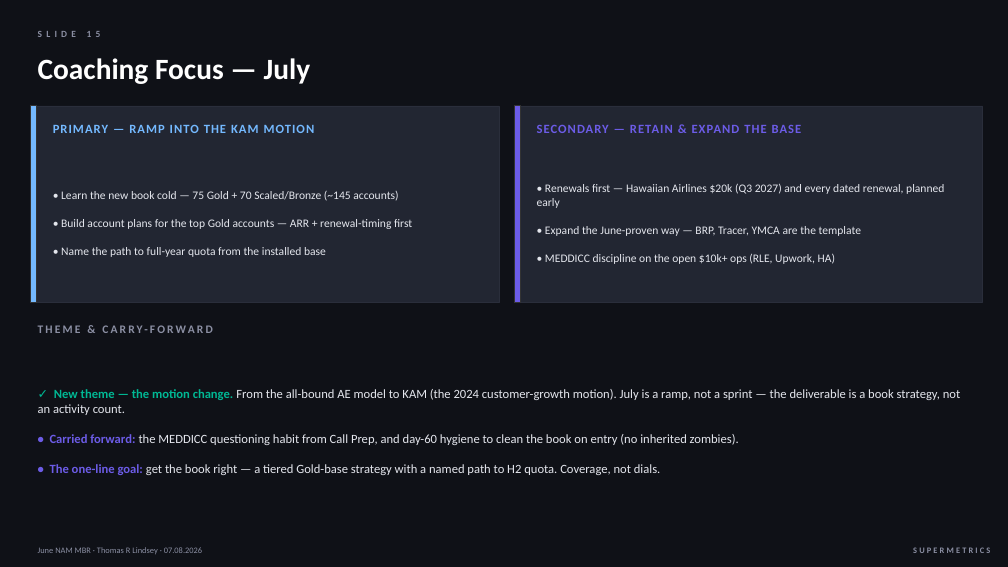
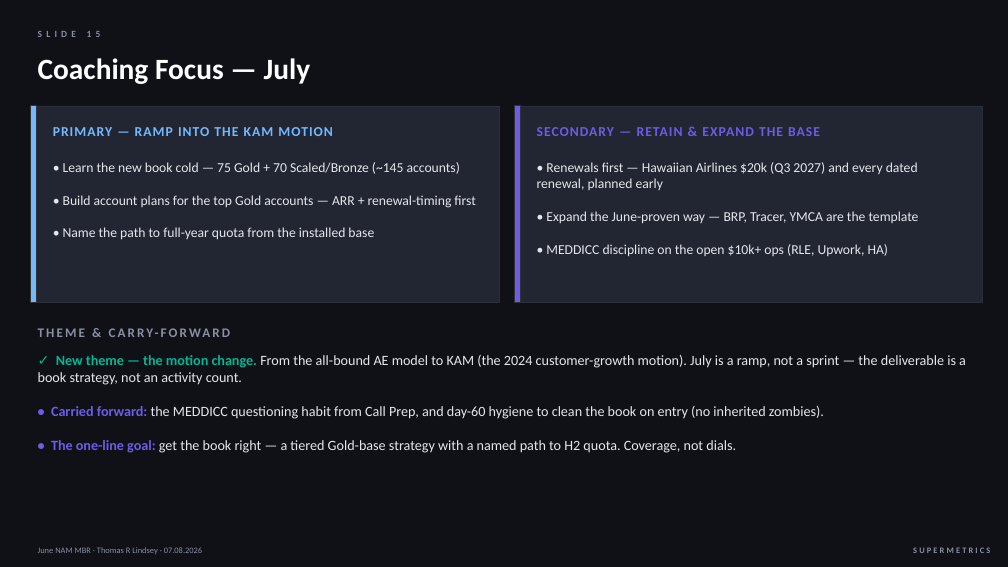
Before and after one commit to thommi2phones/Sales-Coach, a slide deck: slide 15 of June_2026_NAM_MBR.pptx. Drawn at 1008x567 pixels with LibreOffice and Linux fonts; fonts in the diff are those of the drawing. Boxes give left, top, right and bottom in pixels: in the first picture for what was removed or moved away, otherwise in the second. Text is boxed around its words. In the diff, an @@ line names an element or a change of style, - is before the commit and + after.

```diff
--- a/June_2026_NAM_MBR.pptx
+++ b/June_2026_NAM_MBR.pptx
@@ text "PRIMARY — RAMP INTO THE ..." at box(53, 127, 333, 136): size 12 to 13 pt @@
@@ text "SECONDARY — RETAIN & EXPAND ..." at box(537, 127, 820, 136): size 12 to 13 pt @@
@@ text "• Learn the new book ..." at box(63, 162, 475, 239): size 11 to 13 pt; vertical alignment middle to top @@
@@ text "• Renewals first — Hawaiian ..." at box(537, 162, 919, 256): size 11 to 13 pt; vertical alignment middle to top @@
@@ text "THEME & CARRY-FORWARD" at box(30, 321, 938, 344): size 11 to 12.5 pt @@
@@ text "✓ New theme — the ..." at box(38, 355, 966, 453): size 12 to 13.5 pt; vertical alignment middle to top @@
```
Also in this commit, not shown: 6 other slides changed, 1 other file.
